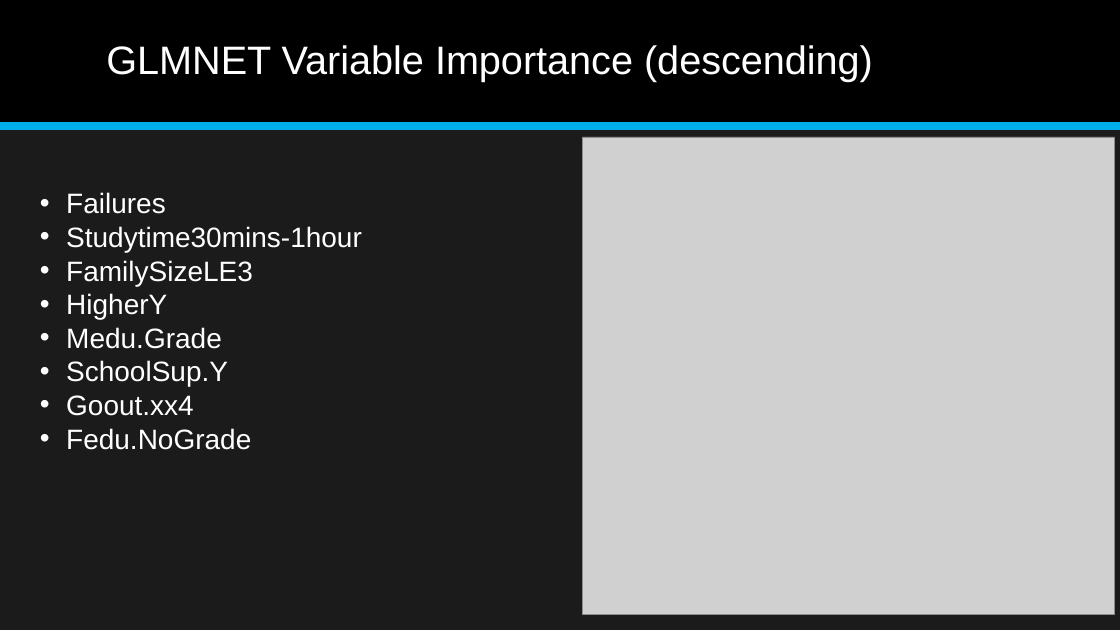
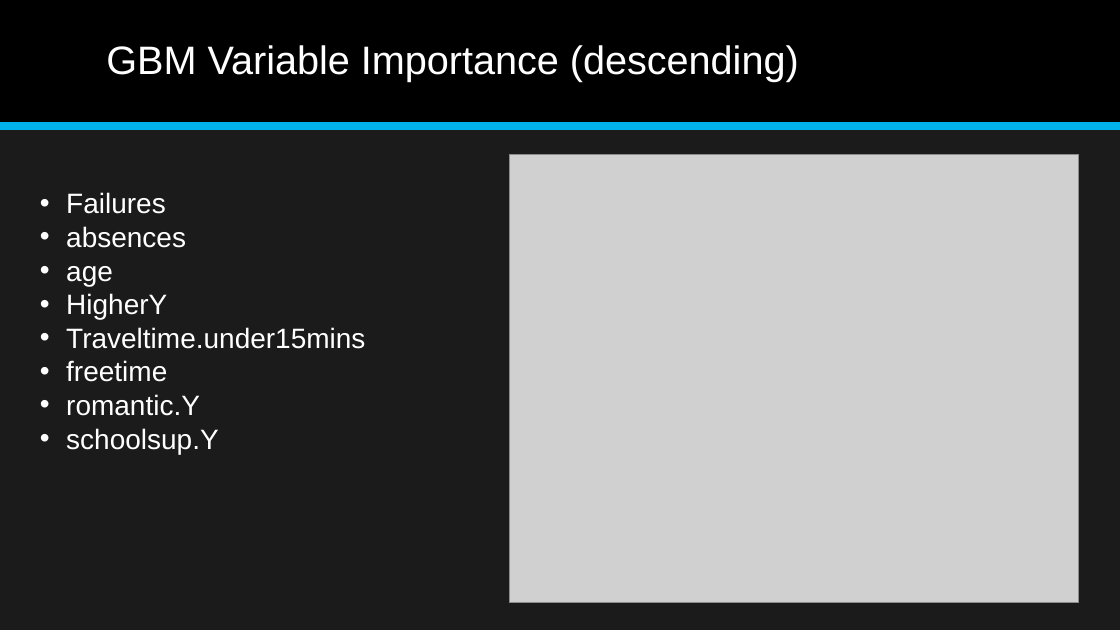
Before and after one commit to aajunwa/capstone, a slide deck: slide 17 of Student Alcohol Consumption Data Science Project.pptx. Drawn at 1120x630 pixels with LibreOffice and Linux fonts; fonts in the diff are those of the drawing; grey boxes stand for pictures. Boxes give left, top, right and bottom in pixels: in the first picture for what was removed or moved away, otherwise in the second. Text is boxed around its words. In the diff, an @@ line names an element or a change of style, - is before the commit and + after.

```diff
--- a/Student Alcohol Consumption Data Science Project.pptx
+++ b/Student Alcohol Consumption Data Science Project.pptx
@@ title at [106, 45, 799, 82]: text changed @@
-GLMNET Variable Importance (descending)
+GBM Variable Importance (descending)
@@ picture: place and size @@
-picture at [583, 137, 1115, 614]
+picture at [510, 155, 1080, 603]
@@ text at [66, 226, 186, 286]: text changed @@
-• Studytime30mins-1hour
-• FamilySizeLE3
+• absences
+• age
@@ text at [66, 327, 365, 454]: text changed @@
-• Medu.Grade
-• SchoolSup.Y
-• Goout.xx4
-• Fedu.NoGrade
+• Traveltime.under15mins
+• freetime
+• romantic.Y
+• schoolsup.Y
```
Also in this commit, not shown: 11 other slides changed, 20 other files.
